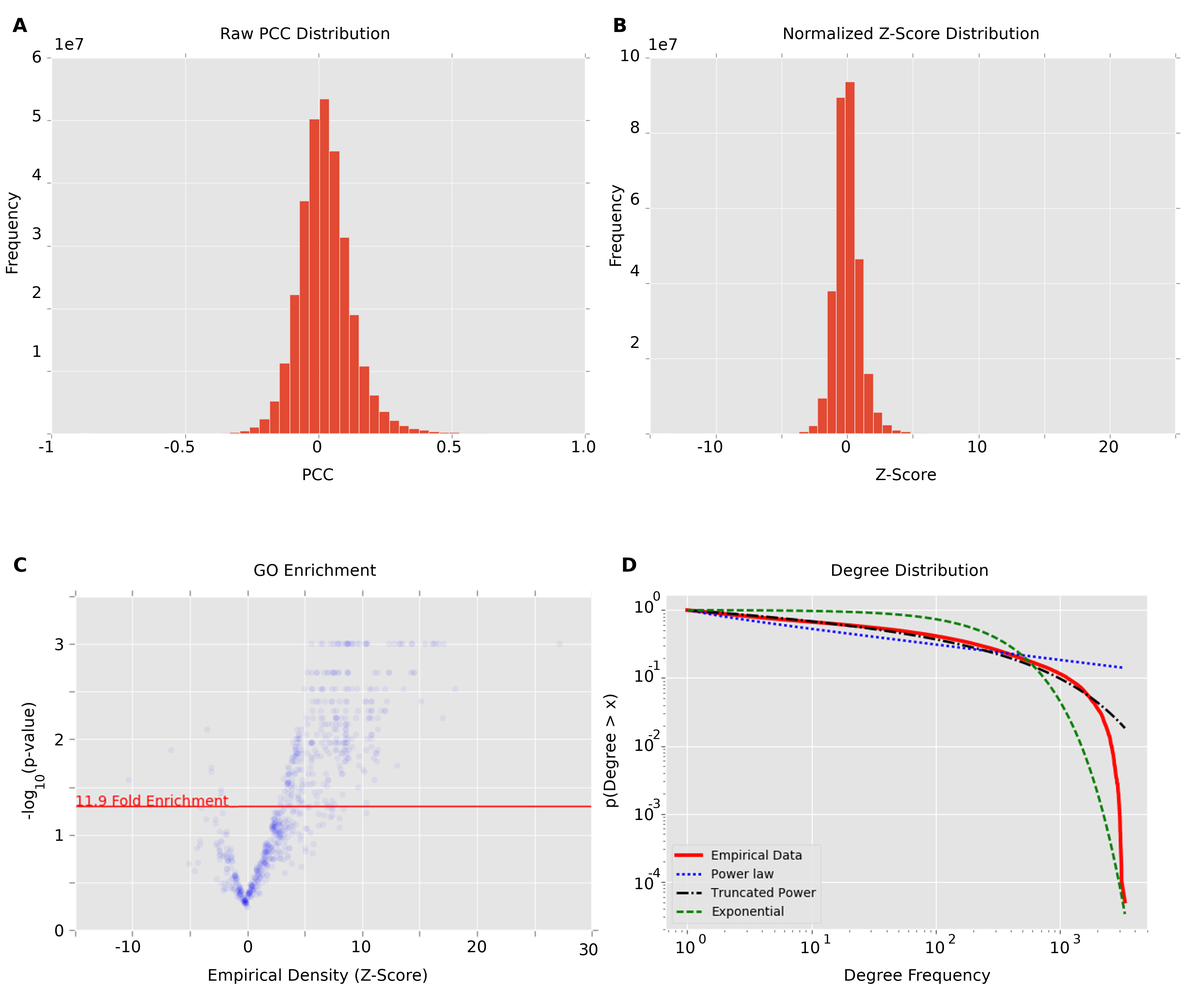
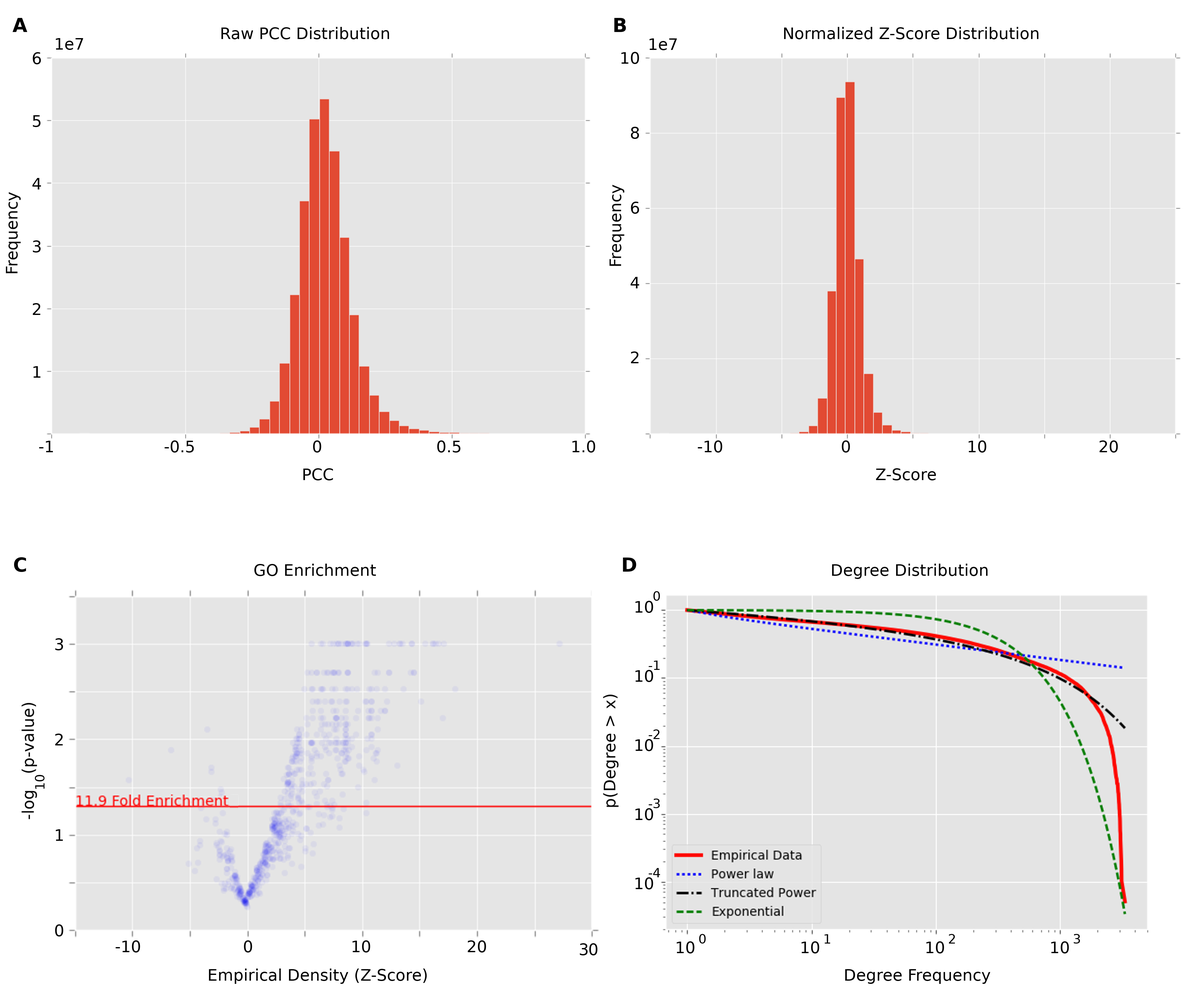
The second 1197×1005 image is a revision of the first. Changes to its layers:
painted on "6 ..." over box(32, 50, 41, 378)
painted on "10 ..." over box(621, 49, 640, 364)
